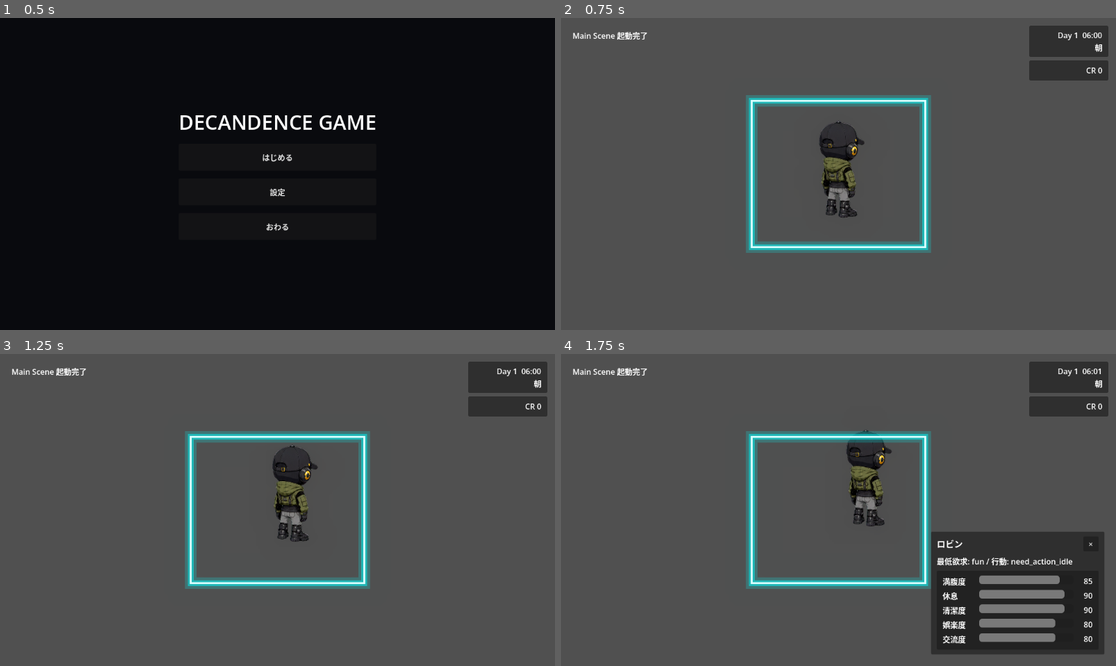
Above: before the commit, frames 1-4 (two rows, left to right).
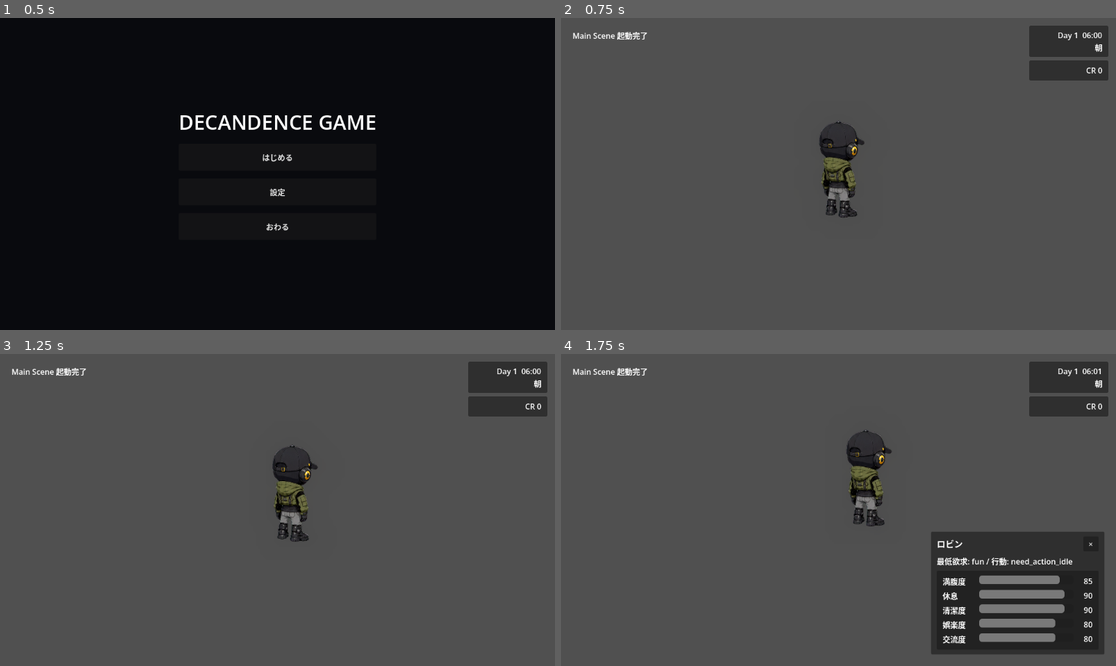
Above: after the commit, the same moments.

Repository: grimoire1089-coder/optimistic
Game: Godot game, scene res://Scenes/Boot/TitleScene.tscn
Same seed, same stepped clock (60 frames per second), same inputs: the game is played once before the commit and once after it.
Inputs (mouse positions are in pixels of both pictures, inside the frame that each line leads up to):
- Up to frame 1 (0.5 s): no input
- Up to frame 2 (0.75 s): click "はじめる" at 0.5 s
- Up to frame 3 (1.25 s): no input
- Up to frame 4 (1.75 s): move the mouse to (855, 491) at 1.27 s; click (855, 491) at 1.42 s

Frame 1 is identical in both runs. In frame 2, 4.2% of the frame differs, in the area x 33-67%, y 24-76%; in frame 3, 4.2%; in frame 4, 4.2%.
Error after the commit: Parse Error: Cannot infer the type of "area" variable because the value doesn't have a set type. (res://Scripts/Characters/Robin/Modules/RobinMovementAreaFrame…

Commit message:
Draw visual movement frame for Robin

Diff:
--- a/Scripts/Characters/Robin/Modules/RobinMovementAreaFrame.gd
+++ b/Scripts/Characters/Robin/Modules/RobinMovementAreaFrame.gd
@@ -31,7 +31,7 @@
 	if _actor == null:
 		return
 
-	var area := _actor.get_movement_area()
+	var area := _actor.get_visual_movement_area()
 	if area.size.x <= 0.0 or area.size.y <= 0.0:
 		return
 
